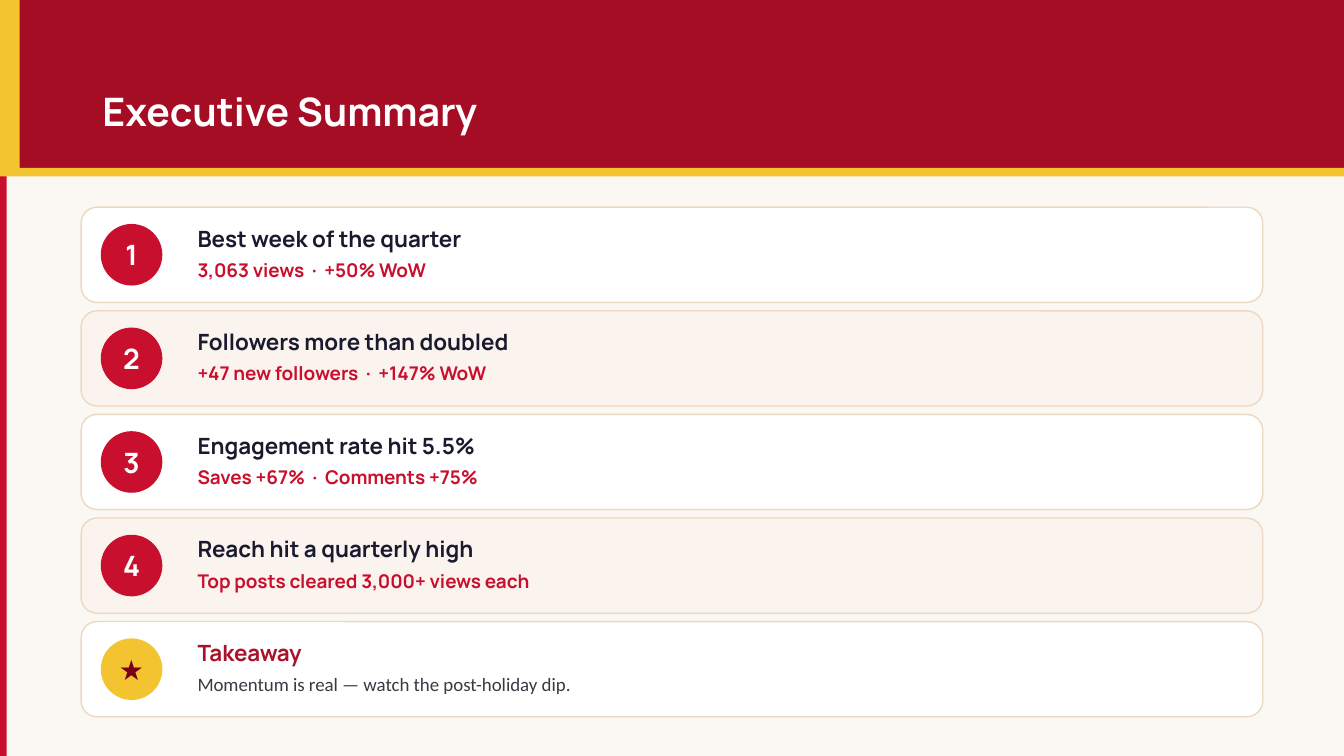
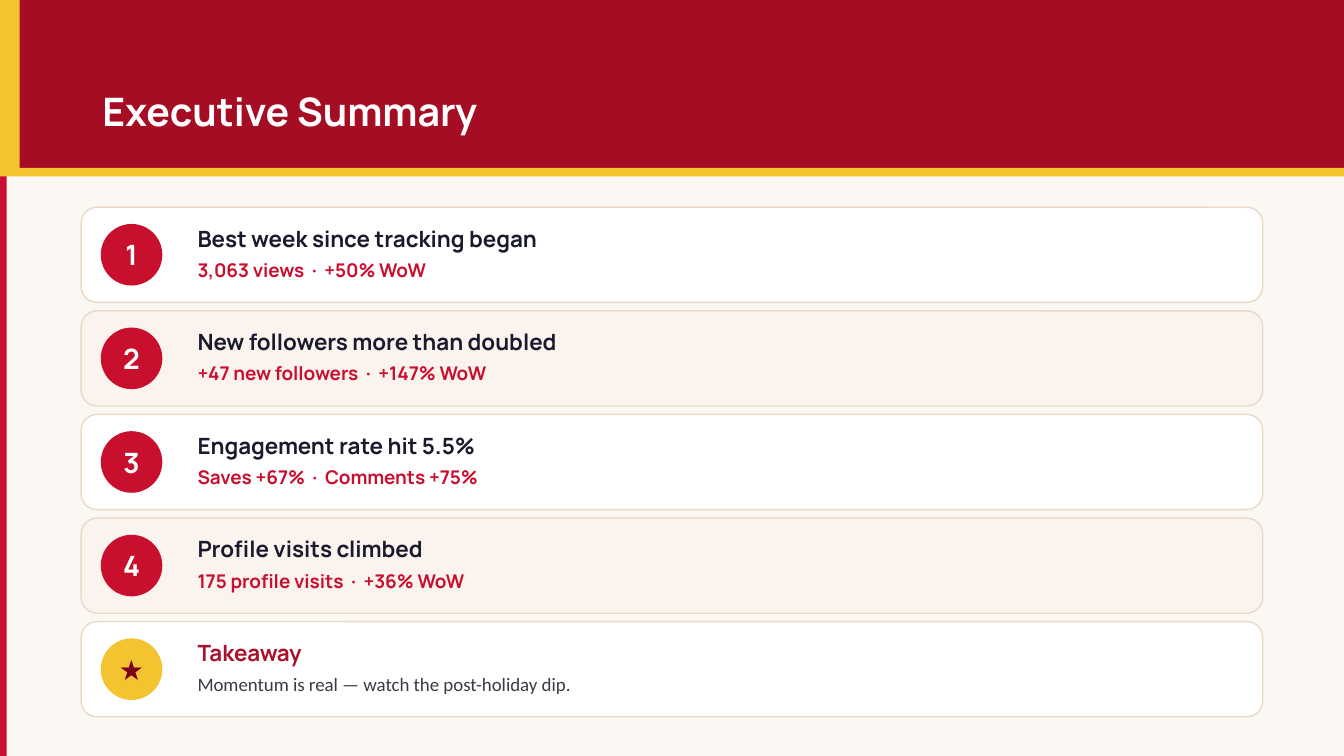
Before and after one commit to yu-ting-alice-tseng/portfolio, a slide deck: slide 2 of assets/Engoo_Weekly Report_EN.pptx. Drawn at 1344x756 pixels with LibreOffice and Linux fonts; fonts in the diff are those of the drawing. Boxes give left, top, right and bottom in pixels: in the first picture for what was removed or moved away, otherwise in the second. Text is boxed around its words. In the diff, an @@ line names an element or a change of style, - is before the commit and + after.

```diff
--- a/assets/Engoo_Weekly Report_EN.pptx
+++ b/assets/Engoo_Weekly Report_EN.pptx
@@ text at box(198, 230, 537, 253): text changed @@
-Best week of the quarter
+Best week since tracking began
@@ text at box(198, 333, 557, 351): text changed @@
-Followers more than doubled
+New followers more than doubled
@@ text at box(198, 540, 423, 558): text changed @@
-Reach hit a quarterly high
+Profile visits climbed
@@ text at box(198, 574, 465, 593): text changed @@
-Top posts cleared 3,000+ views each
+175 profile visits · +36% WoW
```
Also in this commit, not shown: 3 other slides changed, 3 other files.
